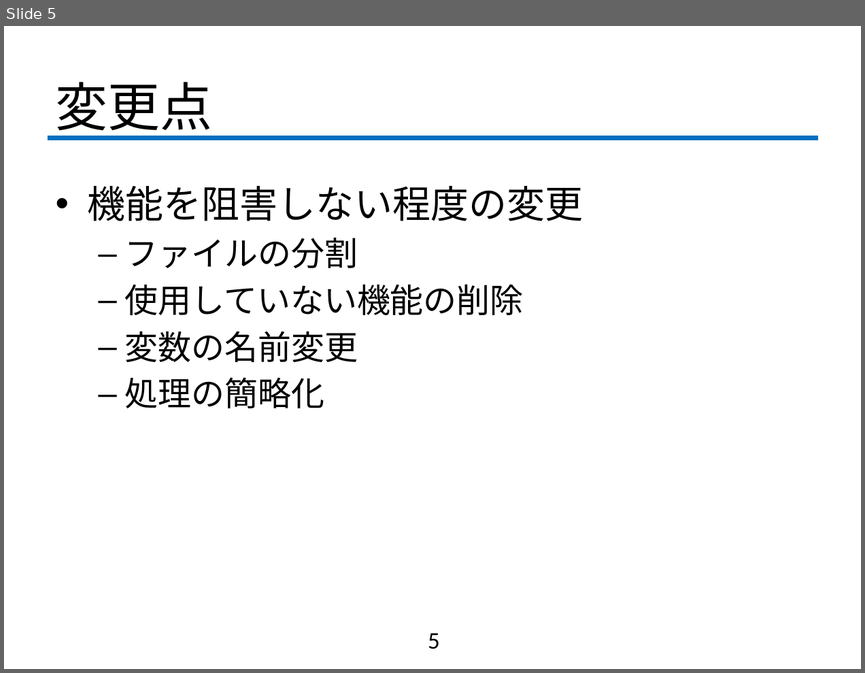
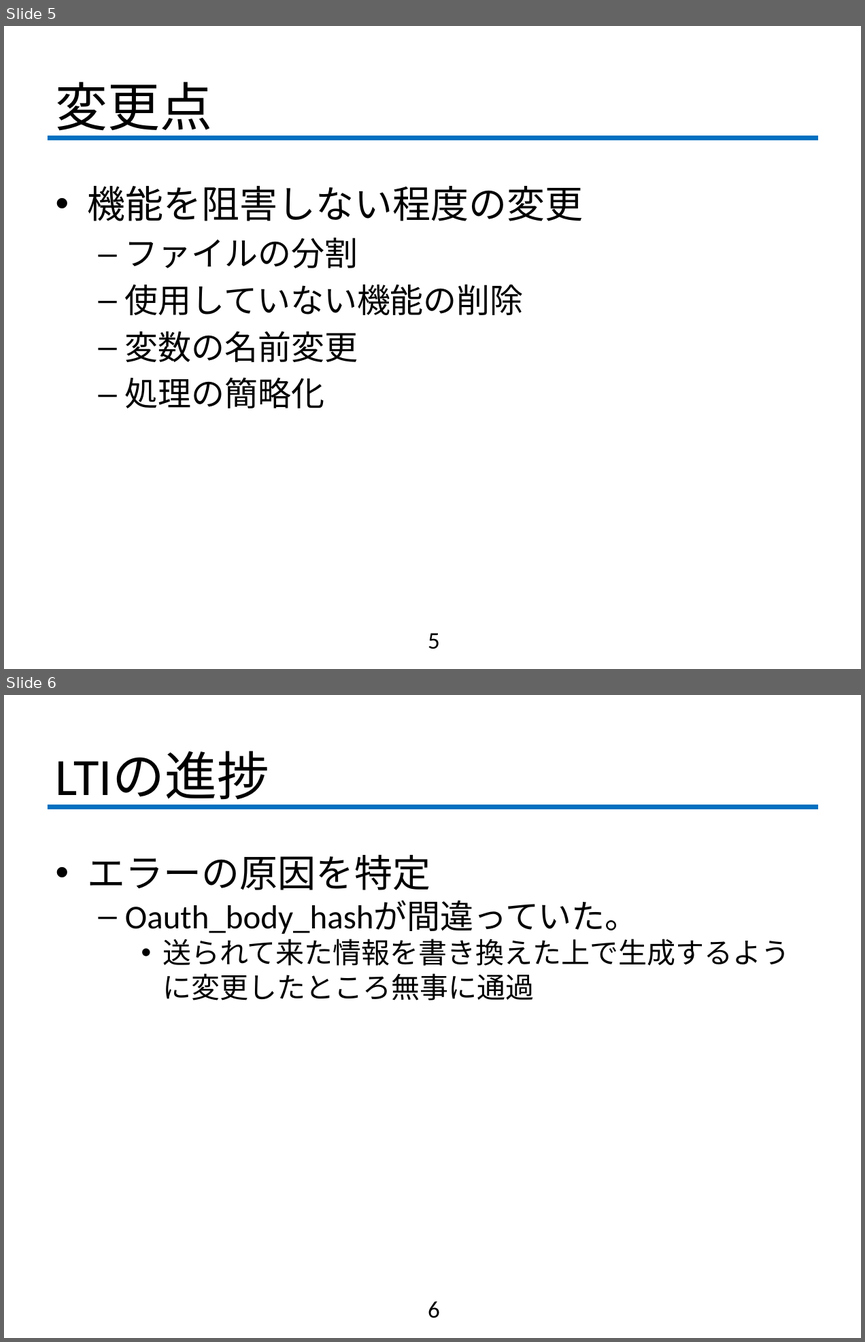
Before and after one commit to fujiLabo/fuji_simu, a slide deck: 1217進捗 (numa).pptx. Shown one above the other, each under a label of ours: slide 5 before the commit, slides 5 and 6 after it. The pictures are 865x673 and 865x1342 pixels, drawn with LibreOffice and Linux fonts; fonts in the diff are those of the drawing; background and template pictures are left out. Boxes give left, top, right and bottom in pixels: in the first picture for what was removed or moved away, otherwise in the second. Text is boxed around its words. In the diff, an @@ line names an element or a change of style, - is before the commit and + after.

```diff
--- a/1217進捗 (numa).pptx
+++ b/1217進捗 (numa).pptx
@@ slide 6 added at (4,695,861,1338), background #FFFFFF; not listed: 1 template element that a slide beside it also shows @@
@@ title added at (56,751,270,807), 44 pt, text #000000 @@
+LTIの進捗
@@ text added at (88,855,790,1000), 24 pt, text #000000 @@
+• エラーの原因を特定
+  – Oauth_body_hashが間違っていた。
+    • 送られて来た情報を書き換えた上で生成するように変更したところ無事に通過
@@ page number added at (428,1301,440,1318), 20 pt, text #000000 @@
+6
```
Also in this commit, not shown: 1 slide changed, 2 other slides added, 4 other files.
